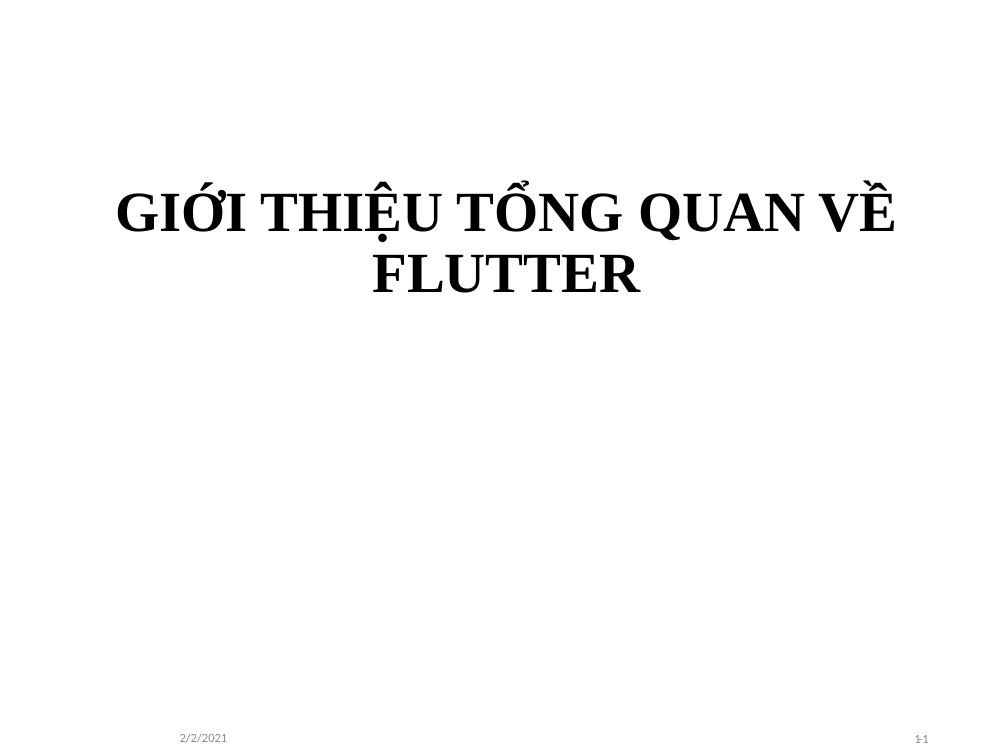
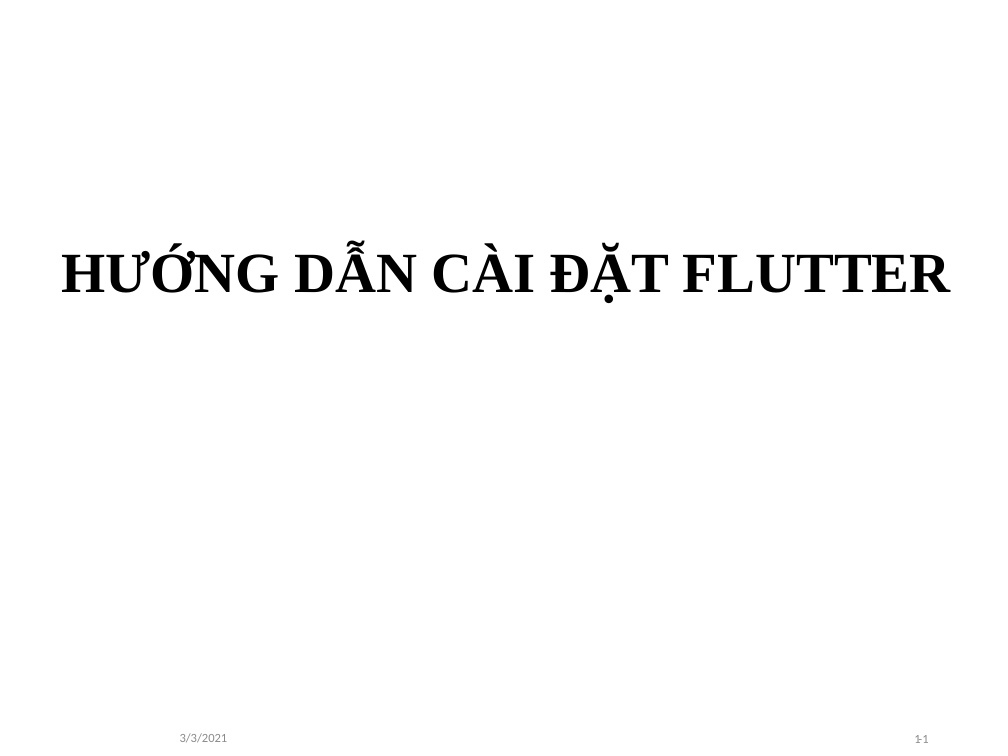
Before and after one commit to lamvo1999/Flutter-1, a slide deck: slide 1 of Hướng dẫn cài đặt Flutter.pptx. Drawn at 1008x756 pixels with LibreOffice and Linux fonts; fonts in the diff are those of the drawing; background and template pictures are left out. Boxes give left, top, right and bottom in pixels: in the first picture for what was removed or moved away, otherwise in the second. Text is boxed around its words. In the diff, an @@ line names an element or a change of style, - is before the commit and + after.

Commit message:
Update huong dan cai dat flutter tren win

```diff
--- a/Hướng dẫn cài đặt Flutter.pptx
+++ b/Hướng dẫn cài đặt Flutter.pptx
@@ title at [62,248,951,303]: text changed @@
-GIỚI THIỆU TỔNG QUAN VỀ FLUTTER
+HƯỚNG DẪN CÀI ĐẶT FLUTTER
```
Also in this commit, not shown: 9 slides added, 6 slides removed, 3 other files.
